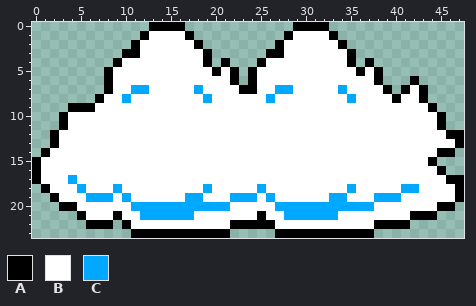
A pixel-art sprite gets an edit: 8bit/img/m1_c2.png. This is how it looked before the edit.
The file is 192x96 pixels, drawn in blocks of 4x4; one block is one cell here.
Palette (. is transparent): A #000000  B #ffffff  C #01a8ff
Pixels before, first column x 0:
 0 .............AAAA............AAAA...............
 1 ............ABBBBA..........ABBBBA..............
 2 ...........ABBBBBBA........ABBBBBBA.............
 3 ..........AABBBBBBBA......AABBBBBBBA............
 4 .........ABBBBBBBBBA.A...ABBBBBBBBBA.A..........
 5 ........ABBBBBBBBBBBABA.ABBBBBBBBBBBABA.........
 6 ........ABBBBBBBBBBBBBA.ABBBBBBBBBBBBBA...A.....
 7 ........ABBCCBBBBBCBBBBAABBCCBBBBBCBBBBA.ABA....
 8 .......ABBCBBBBBBBBCBBBBBBCBBBBBBBBCBBBBABBA....
 9 ....AAABBBBBBBBBBBBBBBBBBBBBBBBBBBBBBBBBBBBBA...
10 ...ABBBBBBBBBBBBBBBBBBBBBBBBBBBBBBBBBBBBBBBBBA..
11 ...ABBBBBBBBBBBBBBBBBBBBBBBBBBBBBBBBBBBBBBBBBA..
12 ..ABBBBBBBBBBBBBBBBBBBBBBBBBBBBBBBBBBBBBBBBBBBAA
13 ..ABBBBBBBBBBBBBBBBBBBBBBBBBBBBBBBBBBBBBBBBBBBBA
14 .ABBBBBBBBBBBBBBBBBBBBBBBBBBBBBBBBBBBBBBBBBBBAA.
15 ABBBBBBBBBBBBBBBBBBBBBBBBBBBBBBBBBBBBBBBBBBBA...
16 ABBBBBBBBBBBBBBBBBBBBBBBBBBBBBBBBBBBBBBBBBBBBA..
17 ABBBCBBBBBBBBBBBBBBBBBBBBBBBBBBBBBBBBBBBBBBBBBAA
18 .ABBBCBBBCBBBBBBBBBCBBBBBCBBBBBBBBBCBBBBBCCBBBBA
19 ..ABBBCCCBCBBBBBBCCBBBCCCBCBBBBBBCCBBBCCCBBBBBBA
20 ...AABBBBBBCCCCCCCCCCCBBBBBCCCCCCCCCCCBBBBBBBAA.
21 .....ABBBABBCCCCCCBBBBBBBABBCCCCCCBBBBBBBBAAA...
22 ......AAA.ABBBBBBBBBBBAAAAABBBBBBBBBBBAAAA......
23 ...........AAAAAAAAAAA.....AAAAAAAAAAA..........
After:
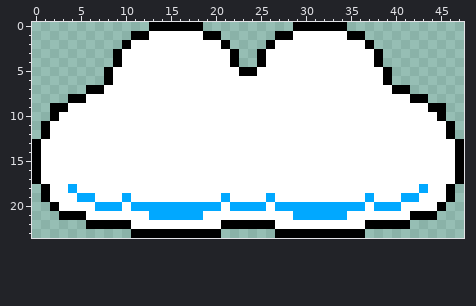
Change:
y 0: x 17..18 .. -> AA; x 33..34 .. -> AA
y 1: x 11 . -> A; x 17..20 A... -> BBAA; x 27 . -> A; x 33..36 A... -> BBAA
y 2: x 10..11 .A -> AB; x 18..21 A... -> BBBA; x 26..27 .A -> AB; x 34..37 A... -> BBBA
y 3: x 9..11 .AA -> ABB; x 19..22 A... -> BBBA; x 25..27 .AA -> ABB; x 35..38 A... -> BBBA
y 4: x 19..22 A.A. -> BBBA; x 35..38 A.A. -> BBBA
y 5: x 20 A -> B; x 22..23 A. -> BA; x 36 A -> B; x 38..39 A. -> BA
y 6: x 22..24 A.A -> BBB; x 38..39 A. -> BA; x 42 A -> .
y 7: x 6..8 ..A -> AAB; x 11..12 CC -> BB; x 18 C -> B; x 23..24 AA -> BB; x 27..28 CC -> BB; x 34 C -> B; x 39..40 A. -> BA; x 42..43 BA -> ..
y 8: x 4..7 ...A -> AABB; x 10 C -> B; x 19 C -> B; x 26 C -> B; x 35 C -> B; x 40 A -> B; x 42 B -> A
y 9: x 2..6 ..AAA -> AABBB; x 45 . -> A
y 10: x 2..3 .A -> AB
y 11: x 1..3 ..A -> ABB; x 45..46 A. -> BA
y 12: x 1..2 .A -> AB; x 47 A -> .
y 13: x 0..2 ..A -> ABB
y 14: x 0..1 .A -> AB; x 45..47 AA. -> BBA
y 15: x 44..47 A... -> BBBA
y 16: x 45..47 A.. -> BBA
y 17: x 4 C -> B; x 46 A -> B
y 18: x 4..5 BC -> CB; x 9 C -> B; x 19 C -> B; x 25 C -> B; x 35 C -> B; x 41..43 CCB -> BBC; x 46..47 BA -> A.
y 19: x 1..2 .A -> AB; x 5 B -> C; x 7..8 CC -> BB; x 17..18 CC -> BB; x 21..24 BCCC -> CBBB; x 33..34 CC -> BB; x 37..42 BCCCBB -> CBBBCC; x 46..47 BA -> A.
y 20: x 2..4 .AA -> ABB; x 7..9 BBB -> CCC; x 21..25 CBBBB -> BCCCC; x 37..40 CBBB -> BCCC; x 46 A -> .
y 21: x 3..4 .. -> AA; x 9 A -> B; x 12 C -> B; x 18 B -> C; x 25 A -> B; x 28 C -> B; x 34 B -> C
y 22: x 9 . -> A; x 21 B -> A; x 37 B -> A
y 23: x 21 A -> .; x 37 A -> .
Where, in picture pixels (left, top, right, bottom), the same in both pictures:
changed: (32, 22, 293, 238)
changed: (329, 22, 464, 238)
